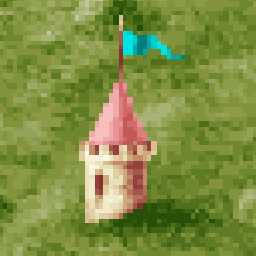
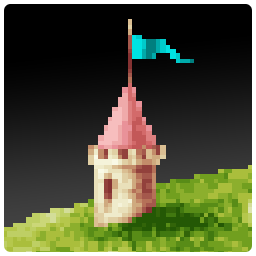
Revision of a layered 256 × 256 image; what changed, layer by layer:
painted on "Helligkeit/Kontrast 1" (1st of 2), unmasked it over [2, 2, 254, 254]
moved "tower" (2nd of 3, in "orig" › "tower") into group "tower", painted on it over [3, 15, 253, 253]
removed layer "Ebene 1" over [0, 0, 256, 256]
